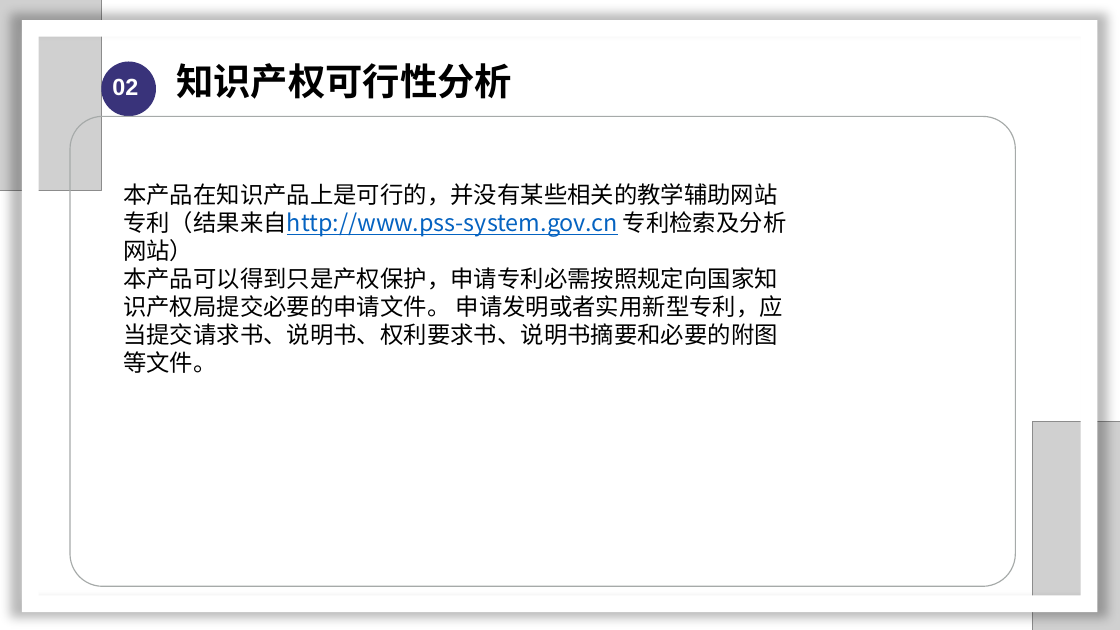
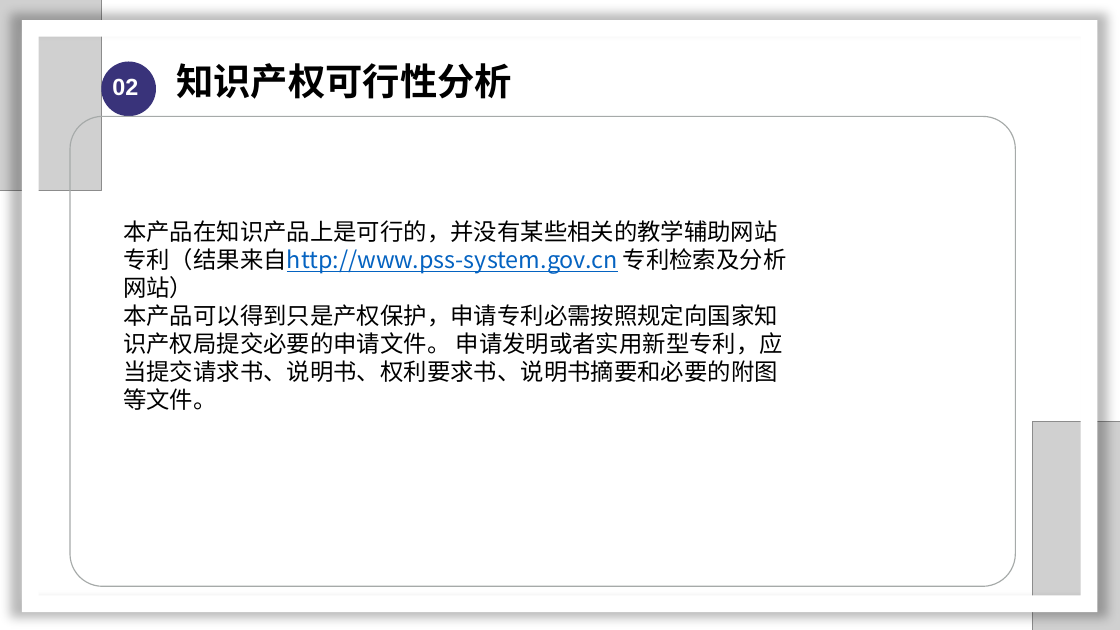
Before and after one commit to SarielX98/PRD2018G14, a slide deck: slide 23 of 受控文档/PPT/软件需求工程审核PPT.pptx. Drawn at 1120x630 pixels with LibreOffice and Linux fonts; fonts in the diff are those of the drawing; grey boxes stand for pictures; background and template pictures are left out. Boxes give left, top, right and bottom in pixels: in the first picture for what was removed or moved away, otherwise in the second. Text is boxed around its words. In the diff, an @@ line names an element or a change of style, - is before the commit and + after.

Commit message:
庄毓勋-2018/111/14-评审PPT更新

```diff
--- a/受控文档/PPT/软件需求工程审核PPT.pptx
+++ b/受控文档/PPT/软件需求工程审核PPT.pptx
@@ text "本产品在知识产品上是可行的，并没有某些相关的教学辅助网站专利（结果来自http://www.pss-system.gov ..." moved from (x1=123, y1=183, x2=787, y2=373) to (x1=123, y1=220, x2=787, y2=410) @@
```
Also in this commit, not shown: 11 other slides changed, 4 slides added.
